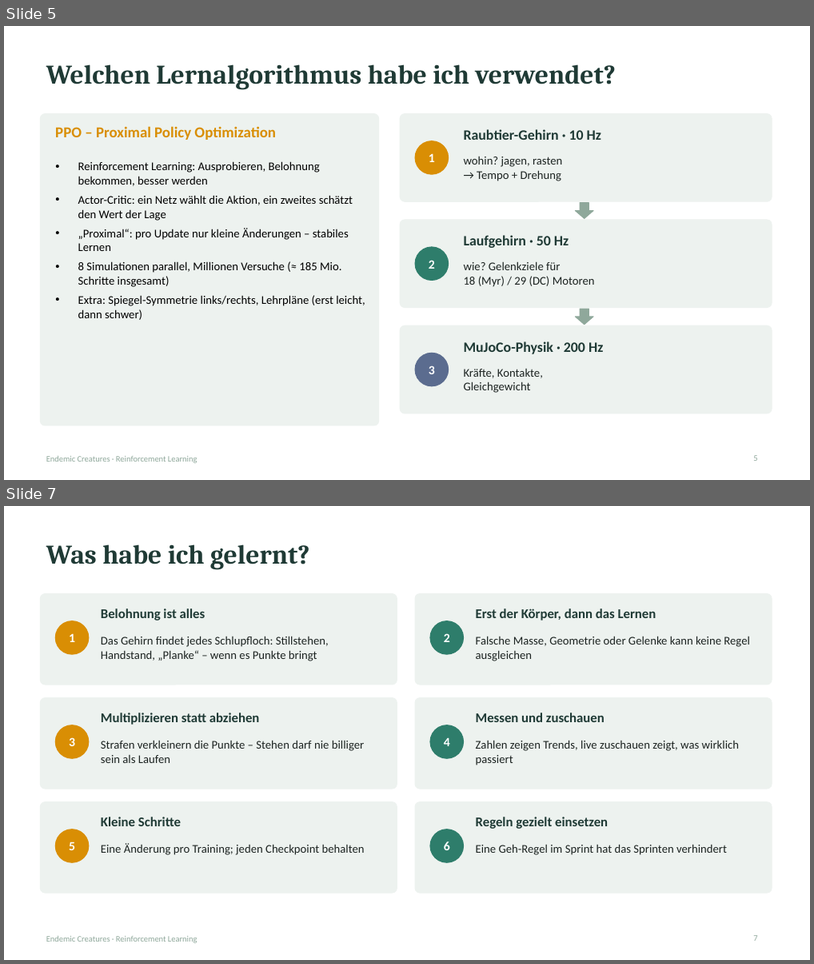
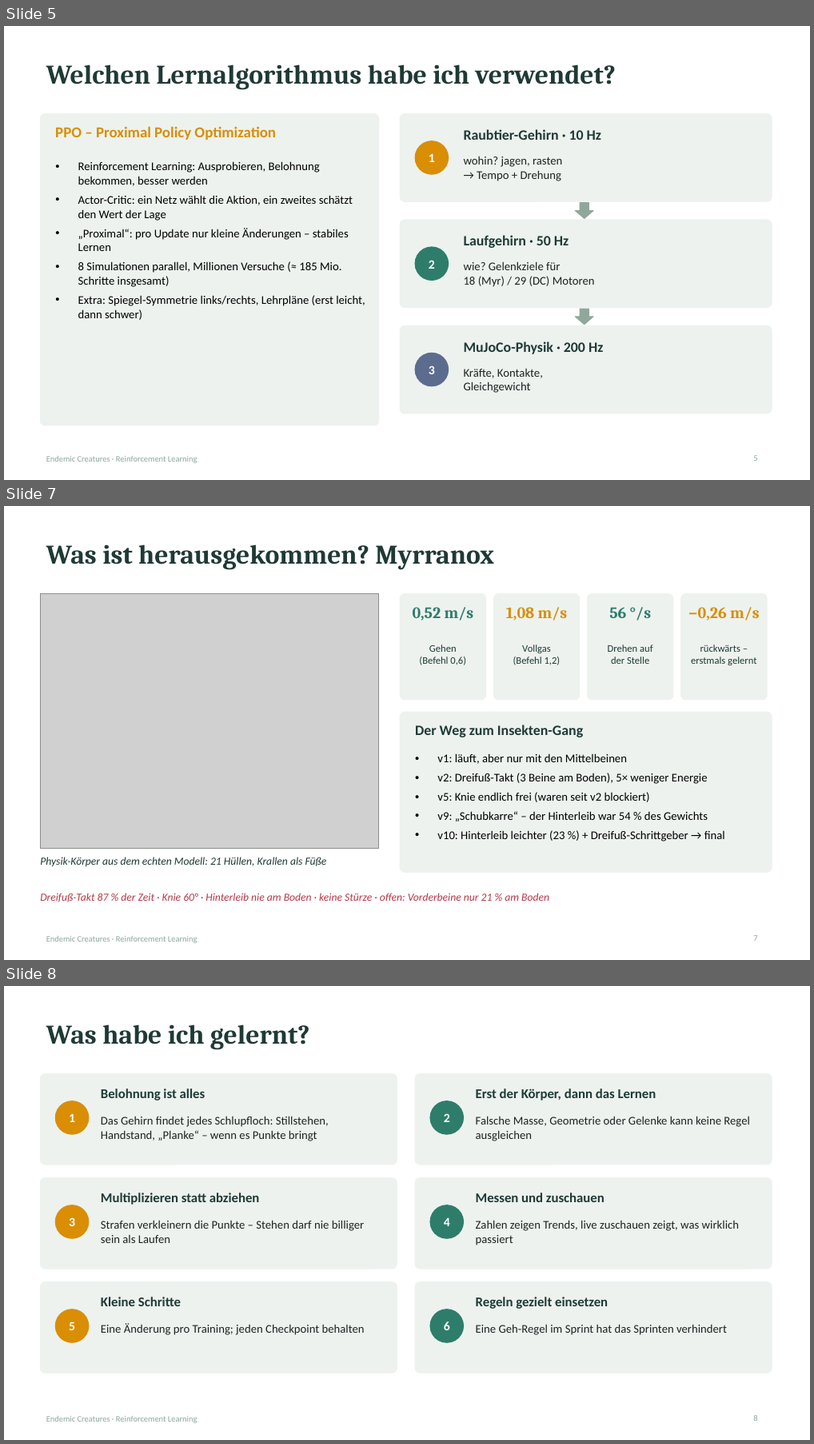
Before and after one commit to xTh0masx/Reinforcement_Learning_Creature, a slide deck: docs/presentation/Endemic_Creatures_RL_10min.pptx. Shown one above the other, each under a label of ours: slides 5 and 7 before the commit, slides 5, 7 and 8 after it; the slides between them are not shown. The pictures are 814x964 and 814x1444 pixels, drawn with LibreOffice and Linux fonts; fonts in the diff are those of the drawing; grey boxes stand for pictures. Boxes give left, top, right and bottom in pixels: in the first picture for what was removed or moved away, otherwise in the second. Text is boxed around its words. In the diff, an @@ line names an element or a change of style, - is before the commit and + after.

```diff
--- a/docs/presentation/Endemic_Creatures_RL_10min.pptx
+++ b/docs/presentation/Endemic_Creatures_RL_10min.pptx
@@ slide 7 added at (4, 506, 810, 960), background #FFFFFF; not listed: 1 template element that a slide beside it also shows @@
@@ title added at (46, 544, 494, 570), 32 pt, text #1F3A35, bold @@
+Was ist herausgekommen? Myrranox
@@ picture added at (40, 594, 379, 848) @@
@@ rounded rectangle added at (400, 594, 486, 700), fill #EDF2EF, outline #EDF2EF 1 pt @@
@@ rounded rectangle added at (494, 594, 580, 700), fill #EDF2EF, outline #EDF2EF 1 pt @@
@@ rounded rectangle added at (588, 594, 674, 700), fill #EDF2EF, outline #EDF2EF 1 pt @@
@@ rounded rectangle added at (682, 594, 767, 700), fill #EDF2EF, outline #EDF2EF 1 pt @@
@@ text added at (413, 607, 474, 620), 19 pt, text #2E7D6B, bold @@
+0,52 m/s
@@ text added at (506, 607, 568, 620), 19 pt, text #D98E04, bold @@
+1,08 m/s
@@ text added at (610, 607, 651, 620), 19 pt, text #2E7D6B, bold @@
+56 °/s
@@ text added at (689, 607, 760, 620), 19 pt, text #D98E04, bold @@
+−0,26 m/s
@@ text added at (419, 644, 466, 665), 12 pt, text #1F3A35 @@
+Gehen
+(Befehl 0,6)
@@ text added at (514, 644, 561, 665), 12 pt, text #1F3A35 @@
+Vollgas
+(Befehl 1,2)
@@ text added at (608, 644, 653, 664), 12 pt, text #1F3A35 @@
+Drehen auf
+der Stelle
@@ text added at (691, 644, 757, 665), 12 pt, text #1F3A35 @@
+rückwärts –
+erstmals gelernt
@@ rounded rectangle added at (400, 712, 772, 872), fill #EDF2EF, outline #EDF2EF 1 pt @@
@@ text added at (415, 724, 583, 737), 17 pt, text #1F3A35, bold @@
+Der Weg zum Insekten-Gang
@@ text added at (438, 753, 726, 841), 14 pt, text #000000 @@
+• v1: läuft, aber nur mit den Mittelbeinen
+• v2: Dreifuß-Takt (3 Beine am Boden), 5× weniger Energie
+• v5: Knie endlich frei (waren seit v2 blockiert)
+• v9: „Schubkarre“ – der Hinterleib war 54 % des Gewichts
+• v10: Hinterleib leichter (23 %) + Dreifuß-Schrittgeber → final
@@ text added at (40, 856, 327, 867), 13 pt, text #1F3A35, italic @@
+Physik-Körper aus dem echten Modell: 21 Hüllen, Krallen als Füße
@@ text added at (40, 892, 550, 902), 13 pt, text #B23A48, italic @@
+Dreifuß-Takt 87 % der Zeit · Knie 60° · Hinterleib nie am Boden · keine Stürze · offen: Vorderbeine nur 21 % am Boden
@@ page number added at (754, 935, 758, 940), 10 pt, text #8FA89B @@
+7
@@ what was slide 7 is now slide 8 @@
@@ page number at (754, 1415, 758, 1420): text changed @@
-7
+8
```
Also in this commit, not shown: 1 slide changed, 1 other file.
